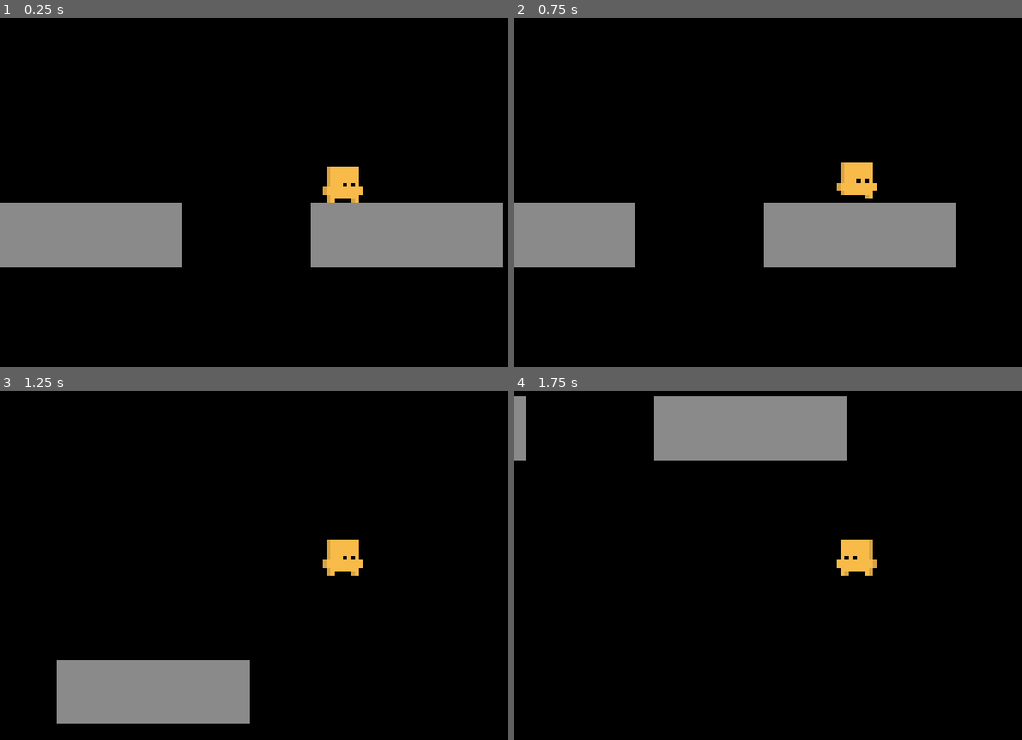
Above: before the commit, frames 1-4 (two rows, left to right).
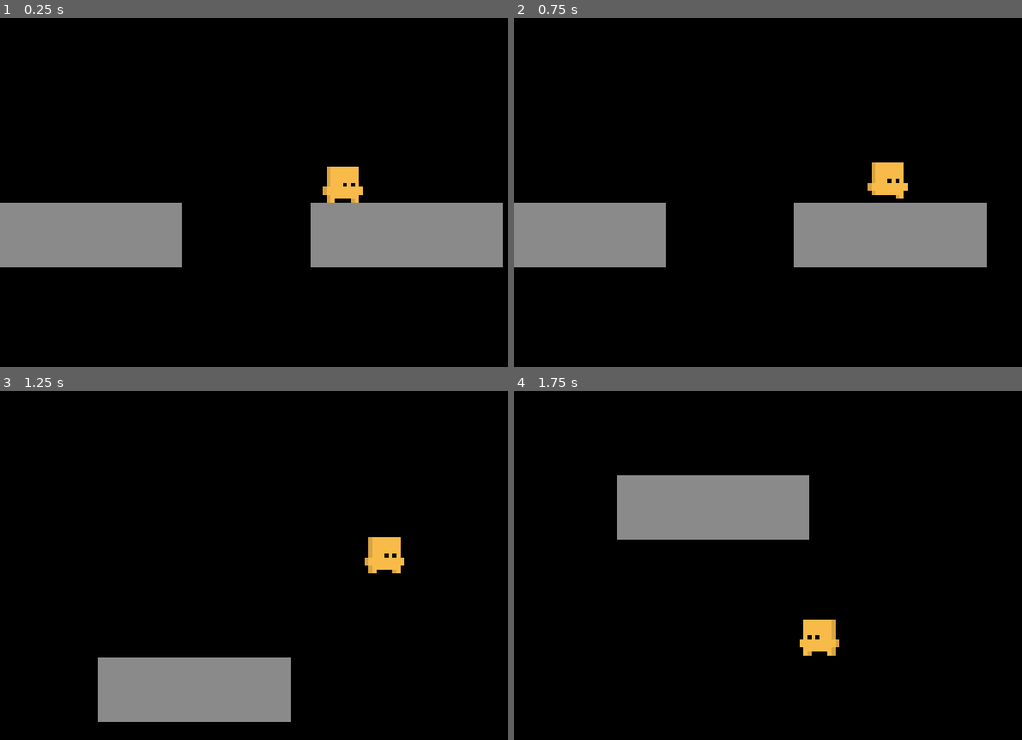
Above: after the commit, the same moments.

Repository: Nhoque3786/cubicalprototype
Game: Godot game, scene res://Levels/Testing Grounds/PlayerTesting.tscn
Same seed, same stepped clock (60 frames per second), same inputs: the game is played once before the commit and once after it. Before the commit the project has no main scene; this scene is started directly in both runs.
Inputs:
- Up to frame 1 (0.25 s): no input
- Up to frame 2 (0.75 s): tap Enter at 0.5 s; hold D (move_right) from 0.53 s (still down)
- Up to frame 3 (1.25 s): keep holding D (move_right); tap Space (jump) at 0.77 s
- Up to frame 4 (1.75 s): release D (move_right) at 1.28 s; hold A (move_left) from 1.28 s (still down); tap Space (jump) at 1.52 s

Frame 1 is identical in both runs. In frame 2, 4.5% of the frame differs, in the area x 23-94%, y 41-72%; in frame 3, 4.6%; in frame 4, 16%, in the area x 0-72%, y 1-76%.

Commit message:
Refactor: Improve horizontal movement logic, integrate screen-aligned direction handling, and rebuild velocity calculations. Update smooth camera with adjustable speed. Set main scene to PlayerTesting, switch physics engine to GodotPhysics, and mark camera smoothing as complete in TODO.

Diff:
--- a/Levels/Testing Grounds/PlayerTesting.tscn
+++ b/Levels/Testing Grounds/PlayerTesting.tscn
@@ -24,7 +24,7 @@
 "cells": PackedInt32Array(1, 3, 0, 2, 3, 0, 3, 3, 0, 3, 2, 0, 3, 1, 0, 65534, 65534, 0, 65533, 65534, 0, 65532, 65534, 0, 65532, 65535, 0, 65532, 0, 0)
 }
 
-[node name="Cubic" parent="." unique_id=1993453551 instance=ExtResource("3_7d0ke")]
+[node name="Cubic" parent="Level" unique_id=1993453551 instance=ExtResource("3_7d0ke")]
 transform = Transform3D(1, 0, 0, 0, 1, 0, 0, 0, 1, 1.5062774, 1.4511102, 3.4910345)
 
 [node name="Enviroment" type="WorldEnvironment" parent="." unique_id=1317213428]
@@ -33,5 +33,5 @@
 [node name="Camera" parent="." unique_id=13397179 node_paths=PackedStringArray("target") instance=ExtResource("4_18icj")]
 transform = Transform3D(1, 0, 0, 0, 1, 0, 0, 0, 1, 0, 1, 7)
 size = 6.0
-target = NodePath("../Cubic")
+target = NodePath("../Level/Cubic")
 radius = 16.0
--- a/Things/Camera/Script/camera.gd
+++ b/Things/Camera/Script/camera.gd
@@ -4,6 +4,7 @@
 @export var angle : float = 0.0
 @export var radius : float = 5
 @export var height : float = 0.0
+@export var smooth_speed : float = 8.0
 #TODO: add camera controls with R Stick/WASD/Mouse
 func _ready() -> void:
 	process_mode = PROCESS_MODE_ALWAYS
@@ -12,13 +13,23 @@
 		print("No camera target, focusing on origin instead!")
 		return
 
-func _process(_delta: float) -> void:
+	# Initial rotation setup
+	var rad: float = deg_to_rad(angle)
+	var offset: Vector3 = Vector3(sin(rad) * radius, height, cos(rad) * radius)
+	global_position = target.global_position + offset
+	look_at(target.global_position, Vector3.UP)
+
+func _process(delta: float) -> void:
 	if target == null:
 		return
 
 	var rad: float = deg_to_rad(angle)
 	var offset: Vector3 = Vector3(sin(rad) * radius, height, cos(rad) * radius)
-	global_position = target.global_position + offset
+	var target_pos: Vector3 = target.global_position + offset
 
-	look_at(target.global_position, Vector3.UP)
+	if smooth_speed > 0:
+		global_position = global_position.lerp(target_pos, smooth_speed * delta)
+	else:
+		global_position = target_pos
+
 	return
--- a/Things/Hyprcore/Hyprcore.gd
+++ b/Things/Hyprcore/Hyprcore.gd
@@ -92,8 +92,11 @@
 	get_tree().paused = false
 	await get_tree().physics_frame
 
-	if player != null and player_level_position != null:
-		player.global_position = level_node.to_global(player_level_position)
+	# If the player is NOT a child of level_node, we must manually move them
+	# to their new global position after the rotation.
+	if player != null and player.get_parent() != level_node:
+		if player_level_position != null:
+			player.global_position = level_node.to_global(player_level_position)
 
 	snap_to_grid(player)
 	is_rotating = false
--- a/Things/Player/Internals/player.gd
+++ b/Things/Player/Internals/player.gd
@@ -59,7 +59,7 @@
 			_handle_horizontal_movement(input_h, delta)
 			_apply_gravity(delta)
 		State.CLIMBING:
-			# TODO: Implement climbing logic
+			# TODO: Implement climbing logic (after i actually make the climbing sprite)
 			pass
 		_: # Ground states (IDLE, MOVING)
 			_handle_horizontal_movement(input_h, delta)
@@ -106,16 +106,39 @@
 	return null
 
 func _handle_horizontal_movement(input_h: float, delta: float) -> void:
+	var move_dir := _get_screen_horizontal_dir()
+
+	var current_h_vel := velocity.dot(move_dir)
+
 	if input_h != 0:
-		velocity.x = move_toward(velocity.x, input_h * speed, acceleration * delta)
+		current_h_vel = move_toward(current_h_vel, input_h * speed, acceleration * delta)
 	else:
-		velocity.x = move_toward(velocity.x, 0.0, friction * delta)
+		current_h_vel = move_toward(current_h_vel, 0.0, friction * delta)
 
-	velocity.z = 0.0
+	velocity = (move_dir * current_h_vel) + (Vector3.UP * velocity.y)
 
 func _apply_friction(delta: float) -> void:
-	velocity.x = move_toward(velocity.x, 0.0, friction * delta)
-	velocity.z = 0.0
+	var move_dir := _get_screen_horizontal_dir()
+	var current_h_vel := velocity.dot(move_dir)
+
+	current_h_vel = move_toward(current_h_vel, 0.0, friction * delta)
+	velocity = (move_dir * current_h_vel) + (Vector3.UP * velocity.y)
+
+func _get_screen_horizontal_dir() -> Vector3:
+	var cam := get_viewport().get_camera_3d()
+	if not cam: return Vector3.RIGHT
+
+	var screen_right := cam.global_transform.basis.x
+	screen_right.y = 0
+	screen_right = screen_right.normalized()
+
+	var local_x := global_transform.basis.x
+	var local_z := global_transform.basis.z
+
+	if abs(local_x.dot(screen_right)) > abs(local_z.dot(screen_right)):
+		return local_x * sign(local_x.dot(screen_right))
+	else:
+		return local_z * sign(local_z.dot(screen_right))
 
 func _apply_gravity(delta: float) -> void:
 	velocity.y -= gravity * delta
--- a/project.godot
+++ b/project.godot
@@ -11,6 +11,7 @@
 [application]
 
 config/name="Cubical Prototype"
+run/main_scene="res://Levels/Testing Grounds/PlayerTesting.tscn"
 config/features=PackedStringArray("4.6", "GL Compatibility")
 boot_splash/bg_color=Color(0.21960784, 0.7058824, 1, 1)
 boot_splash/image="uid://cidfeuejcbte1"
@@ -53,7 +54,7 @@
 
 [physics]
 
-3d/physics_engine="Jolt Physics"
+3d/physics_engine="GodotPhysics"
 
 [rendering]
 
Not shown, changed: TODO.md
